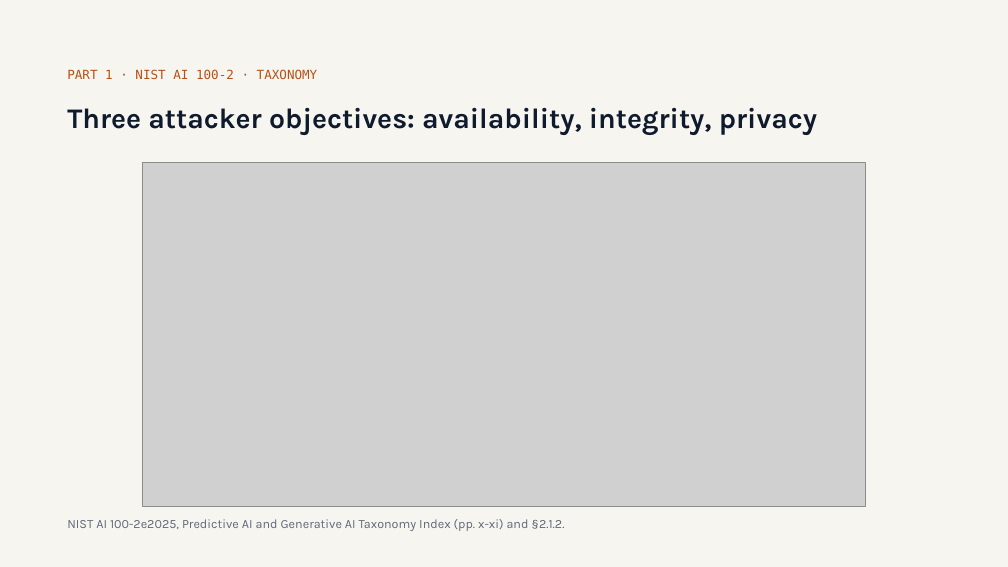
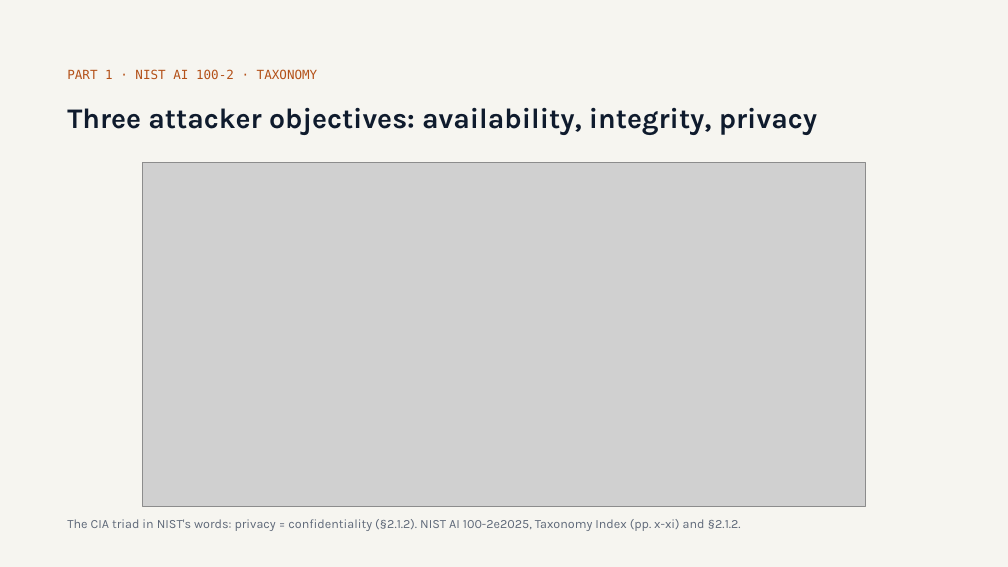
Before and after one commit to olonok69/graimatter_ML, a slide deck: slide 5 of docs/Adversarial_ML.pptx. Drawn at 1008x567 pixels with LibreOffice and Linux fonts; fonts in the diff are those of the drawing; grey boxes stand for pictures. Boxes give left, top, right and bottom in pixels: in the first picture for what was removed or moved away, otherwise in the second. Text is boxed around its words. In the diff, an @@ line names an element or a change of style, - is before the commit and + after.

```diff
--- a/docs/Adversarial_ML.pptx
+++ b/docs/Adversarial_ML.pptx
@@ text at bbox=[67, 519, 741, 531]: text changed @@
-NIST AI 100-2e2025, Predictive AI and Generative AI Taxonomy Index (pp. x-xi) and §2.1.2.
+The CIA triad in NIST's words: privacy = confidentiality (§2.1.2). NIST AI 100-2e2025, Taxonomy Index (pp. x-xi) and §2.1.2.
```
Also in this commit, not shown: 5 other files.
